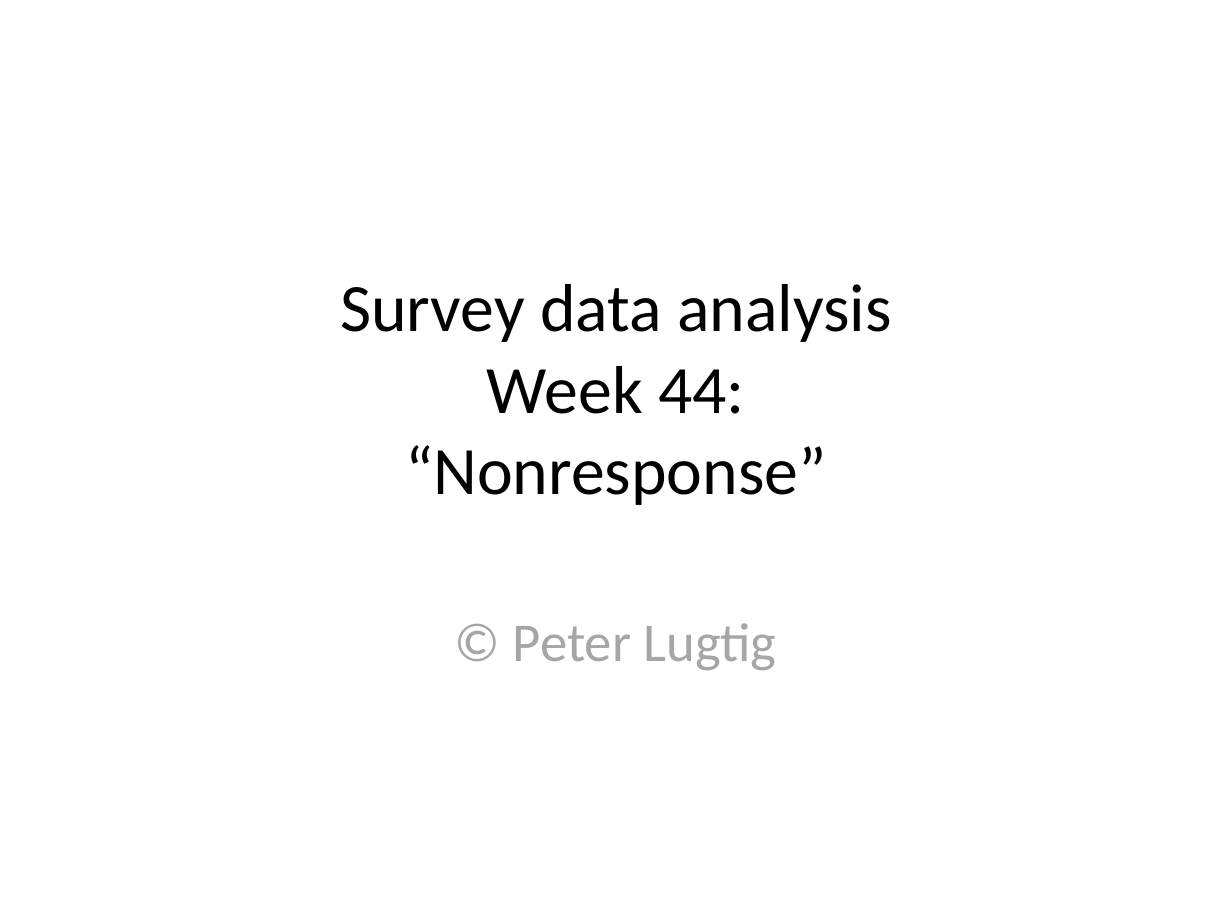
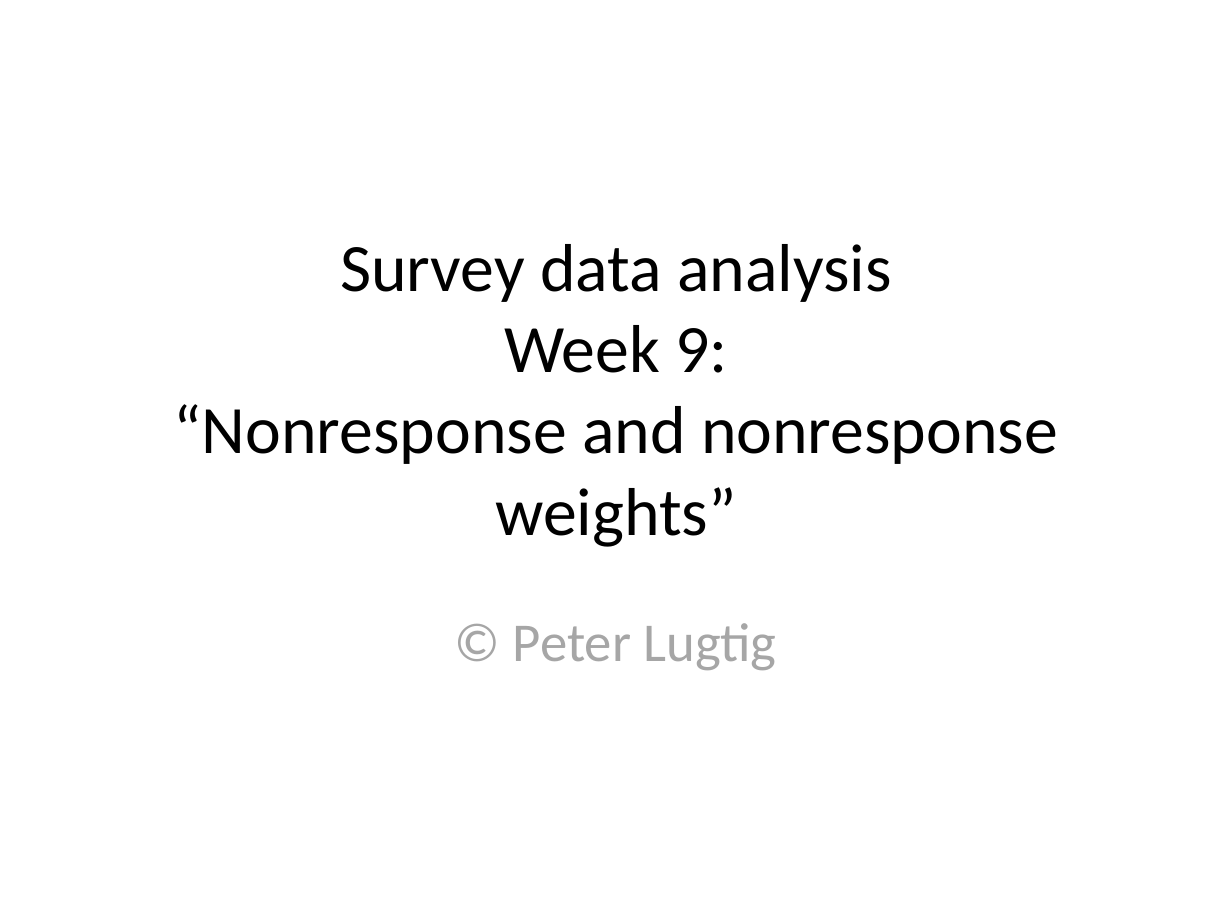
Before and after one commit to peterlugtig/peterlugtig.github.io, a slide deck: slide 1 of static/files/SDA/week9/lecture_week_9.pptx. Drawn at 1232x924 pixels with LibreOffice and Linux fonts; fonts in the diff are those of the drawing. Boxes give left, top, right and bottom in pixels: in the first picture for what was removed or moved away, otherwise in the second. Text is boxed around its words. In the diff, an @@ line names an element or a change of style, - is before the commit and + after.

```diff
--- a/static/files/SDA/week9/lecture_week_9.pptx
+++ b/static/files/SDA/week9/lecture_week_9.pptx
@@ title at [174, 244, 1058, 547]: text changed @@
-Survey data analysis
-Week 44:
-“Nonresponse”
+Survey data analysis
+Week 9:
+“Nonresponse and nonresponse weights”
```
Also in this commit, not shown: 8 other slides changed, 4 slides added, 18 slides removed, 23 other files.
